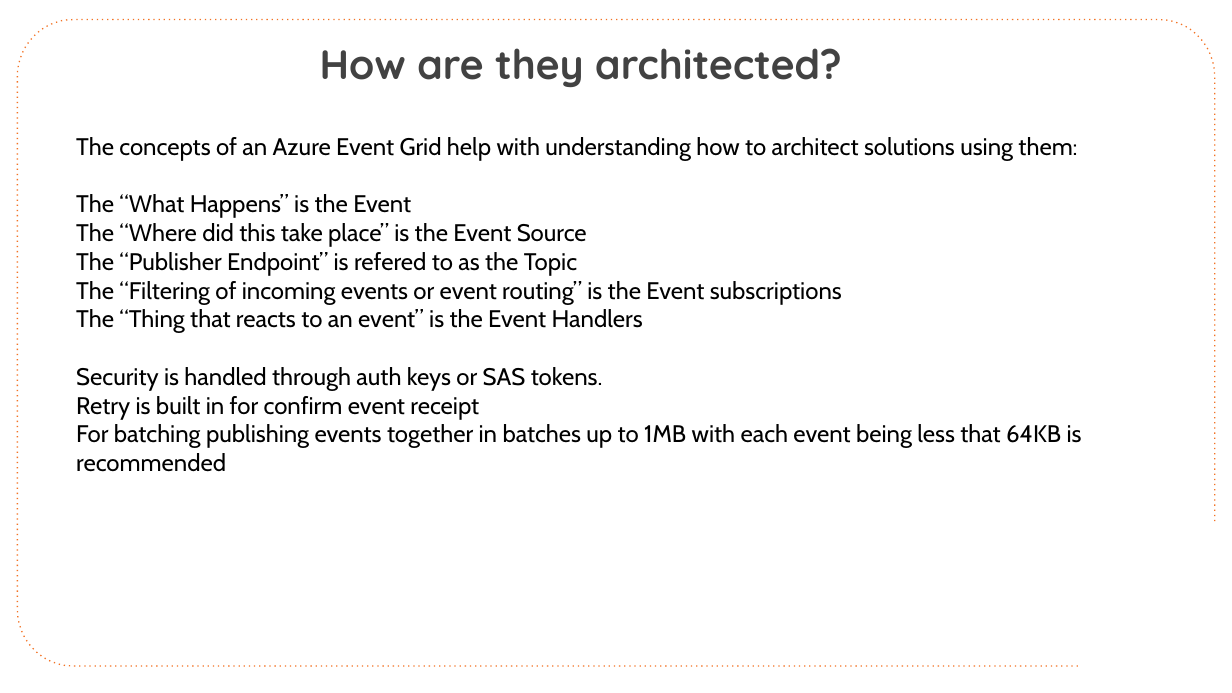
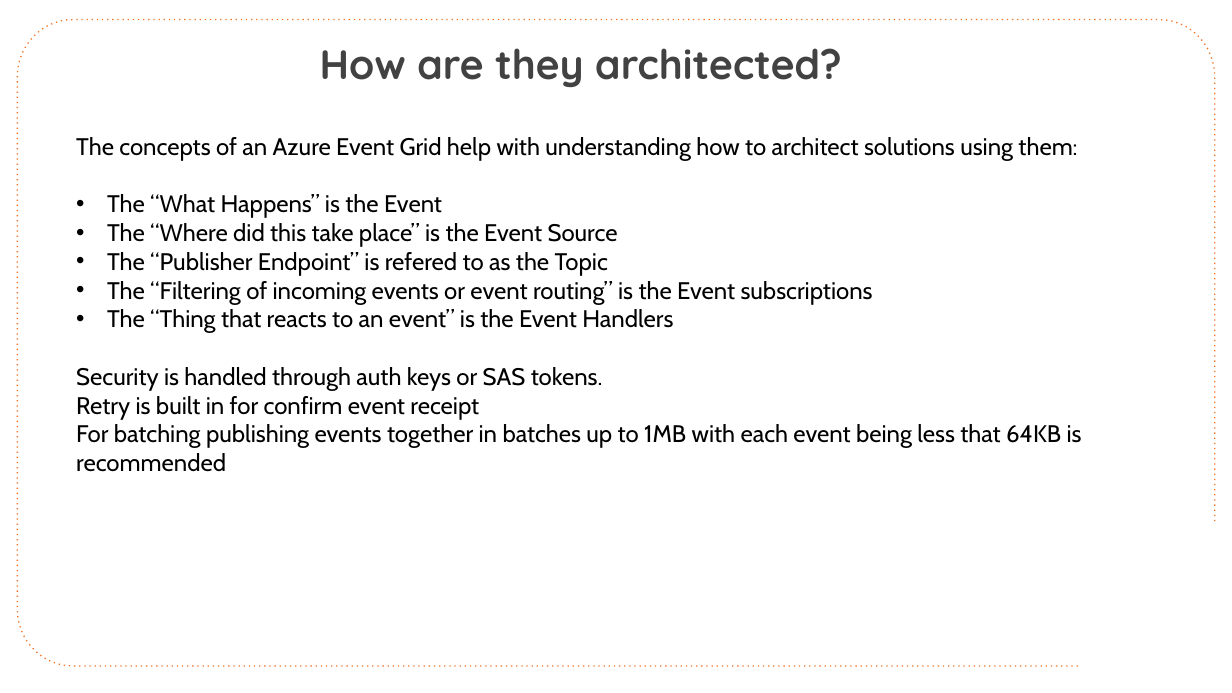
Before and after one commit to CloudSpecOps/Serverless-Architectures-with-Azure, a slide deck: slide 10 of Session Presentation/Azure-Serverless-Architecture-Session-Day-2.pptx (slide 9 before the commit). Drawn at 1232x693 pixels with LibreOffice and Linux fonts; fonts in the diff are those of the drawing; background and template pictures are left out. Boxes give left, top, right and bottom in pixels: in the first picture for what was removed or moved away, otherwise in the second. Text is boxed around its words. In the diff, an @@ line names an element or a change of style, - is before the commit and + after.

```diff
--- a/Session Presentation/Azure-Serverless-Architecture-Session-Day-2.pptx
+++ b/Session Presentation/Azure-Serverless-Architecture-Session-Day-2.pptx
@@ text at <box>107,194,873,333</box>: bullet none to • @@
```
Also in this commit, not shown: 6 other slides changed, 3 slides added, 1 slide removed.
